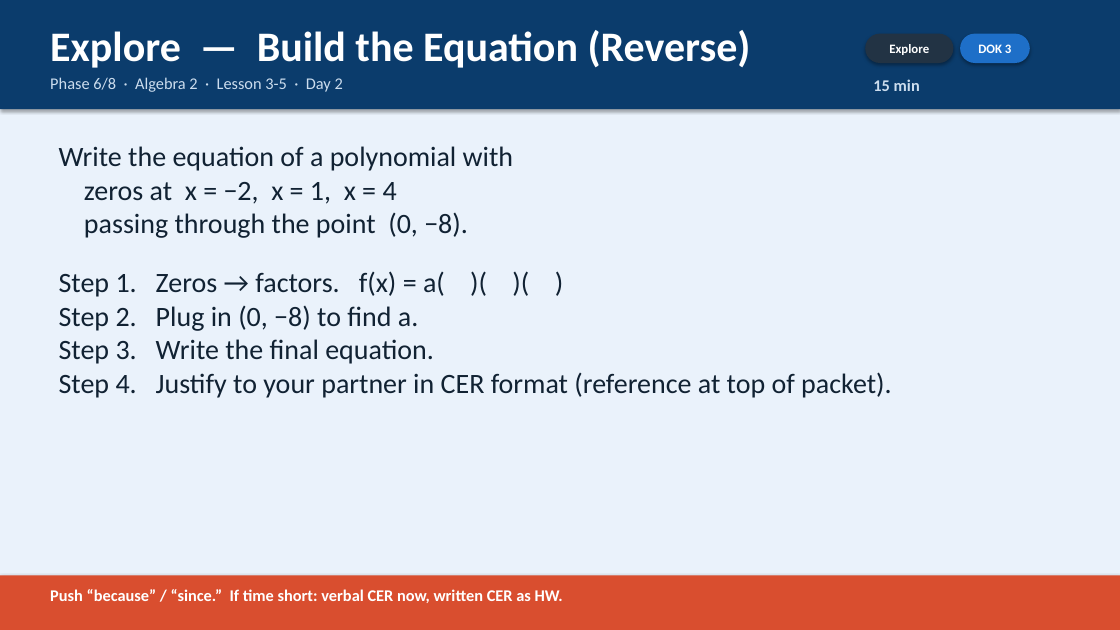
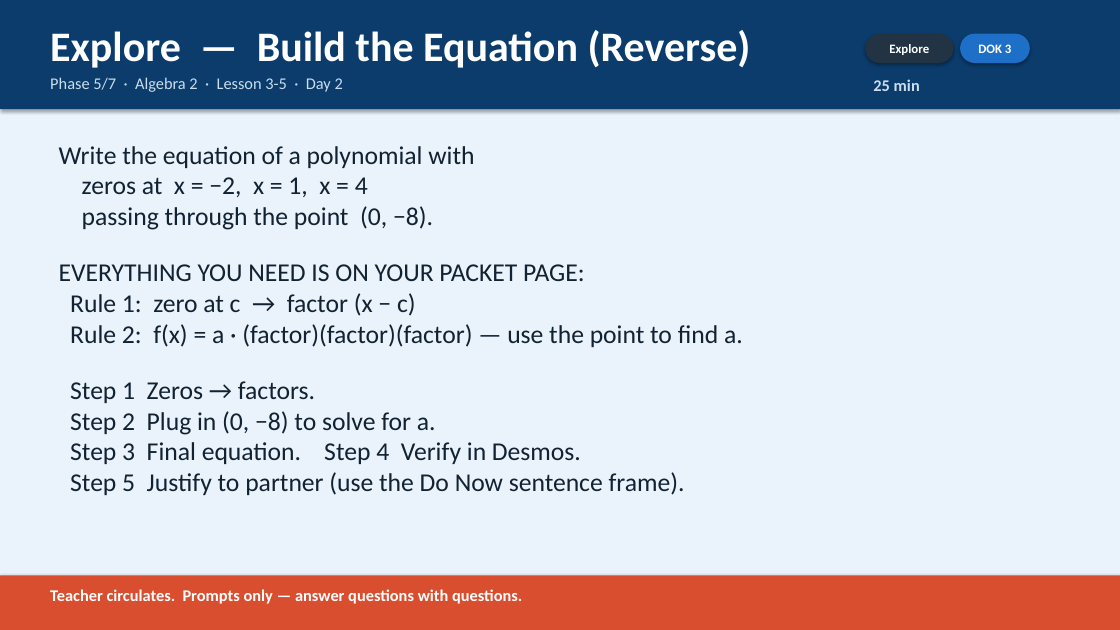
Before and after one commit to robjohncolson/Lesson_planning, a slide deck: slide 6 of Day_2_Slides.pptx (slide 7 before the commit). Drawn at 1120x630 pixels with LibreOffice and Linux fonts; fonts in the diff are those of the drawing. Boxes give left, top, right and bottom in pixels: in the first picture for what was removed or moved away, otherwise in the second. Text is boxed around its words. In the diff, an @@ line names an element or a change of style, - is before the commit and + after.

```diff
--- a/Day_2_Slides.pptx
+++ b/Day_2_Slides.pptx
@@ text at <box>50,77,343,92</box>: text changed @@
-Phase 6/8 · Algebra 2 · Lesson 3-5 · Day 2
+Phase 5/7 · Algebra 2 · Lesson 3-5 · Day 2
@@ text at <box>873,79,920,91</box>: text changed @@
-15 min
+25 min
@@ text at <box>59,146,474,230</box>: size 24 to 22 pt in "Write the equation of a polynomial with", "zeros at x = −2, x = ...", "passing through the point (0, −8)." @@
@@ text at <box>59,264,743,495</box>: text changed; size 24 to 22 pt @@
-Step 1. Zeros → factors. f(x) = a( )( )( )
-Step 2. Plug in (0, −8) to find a.
-Step 3. Write the final equation.
-Step 4. Justify to your partner in CER format (reference at top of packet).
+EVERYTHING YOU NEED IS ON YOUR PACKET PAGE:
+Rule 1: zero at c → factor (x − c)
+Rule 2: f(x) = a · (factor)(factor)(factor) — use the point to find a.
+Step 1 Zeros → factors.
+Step 2 Plug in (0, −8) to solve for a.
+Step 3 Final equation. Step 4 Verify in Desmos.
+Step 5 Justify to partner (use the Do Now sentence frame).
@@ text at <box>50,589,522,604</box>: text changed @@
-Push “because” / “since.” If time short: verbal CER now, written CER as HW.
+Teacher circulates. Prompts only — answer questions with questions.
```
Also in this commit, not shown: 8 other slides changed, 1 slide removed, 22 other files.
